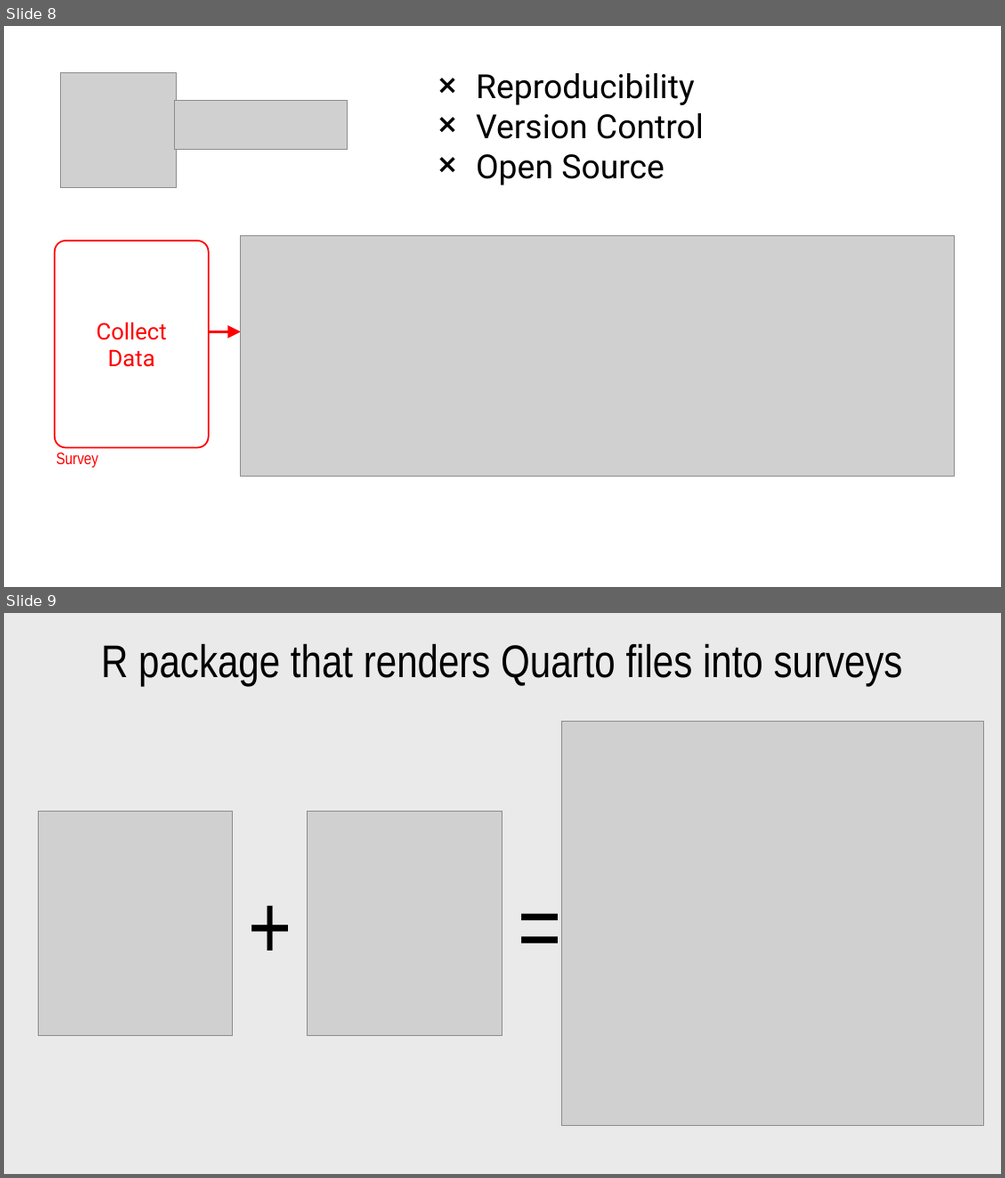
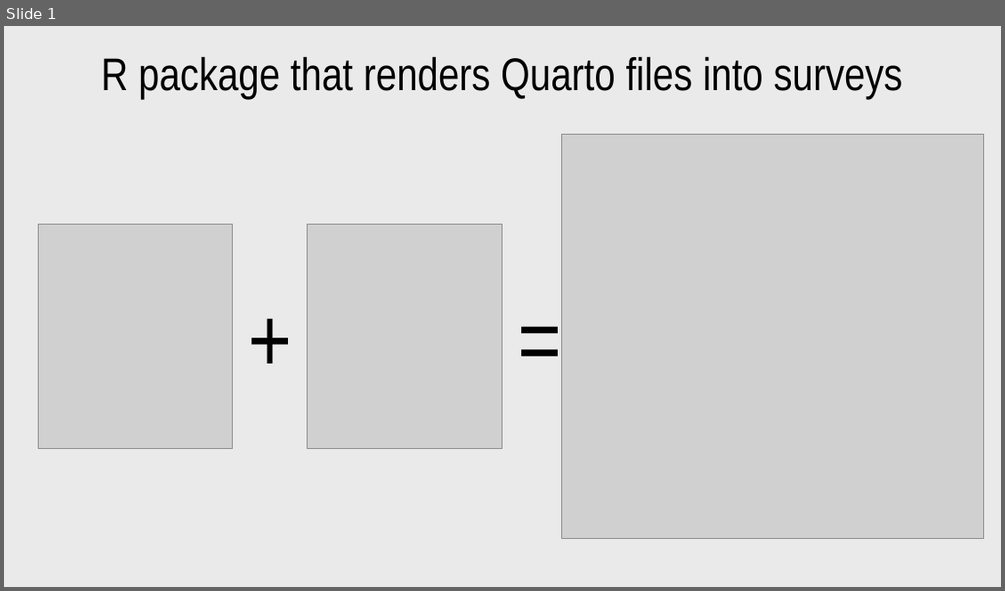
Before and after one commit to jhelvy/2025-posit-conf-surveydown, a slide deck: images/images.pptx. Shown one above the other, each under a label of ours: slides 8 and 9 before the commit, slide 1 after it. The pictures are 1005x1178 and 1005x591 pixels, drawn with LibreOffice and Linux fonts; fonts in the diff are those of the drawing; grey boxes stand for pictures. Boxes give left, top, right and bottom in pixels: in the first picture for what was removed or moved away, otherwise in the second. Text is boxed around its words. In the diff, an @@ line names an element or a change of style, - is before the commit and + after.

```diff
--- a/images/images.pptx
+++ b/images/images.pptx
@@ slide 8 removed at (4,26,1001,587), background #FFFFFF @@
@@ picture removed at (61,72,176,187) @@
@@ text removed at (476,73,704,185) @@
-❌ Reproducibility
-❌ Version Control
-❌ Open Source
@@ picture removed at (175,100,348,150) @@
@@ picture removed at (241,235,955,476) @@
@@ rounded rectangle removed at (55,240,209,448) @@
-Collect
-Data
@@ arrow removed from (208, 332) to (241, 332) @@
@@ text removed at (57,452,98,467) @@
-Survey
@@ what was slide 9 is now slide 1 @@
```
Also in this commit, not shown: 7 other slides removed, 32 other files.
